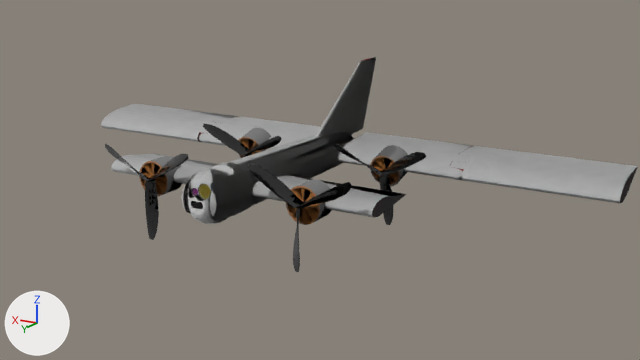
A saved change to the Blender file fmuas-xp/objects/fmuas.blend.
One viewpoint serves both versions: the file's camera 'Camera'. Every picture has the same lights, and +X, +Y and +Z are marked at lower left.

In view in the first picture: 'camera', 'fuselage', 'fwing', 'fwing2', 'gimbal', 'lwing', 'motor3i', 'motor3o', 'motor4i', 'motor4o', 'propccw3', 'propcw1', 'propcw4', 'rwing', 'stab', 'wingo3', 'wingo4'.
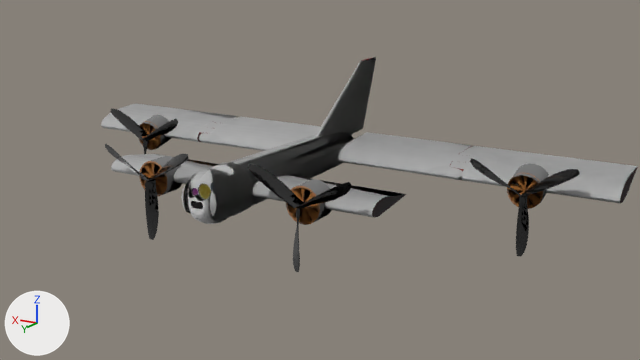
Boxes [x1, y1, x2, y2] around the edits, measured in the pictures (640 x 360 px):
'propccw3', moved, rescaled (18% wider, 19% taller)
    before: [333, 143, 426, 225]
    after: [470, 158, 580, 256]
'propcw4', moved, rescaled
    before: [203, 123, 282, 157]
    after: [110, 109, 178, 154]
'motor3i', moved
    before: [370, 156, 401, 186]
    after: [507, 173, 543, 209]
'motor3o', moved, turned
    before: [370, 145, 408, 180]
    after: [507, 163, 549, 203]
'motor4o', moved, turned
    before: [241, 128, 271, 151]
    after: [138, 115, 171, 149]
'motor4i', moved
    before: [238, 137, 262, 158]
    after: [139, 121, 161, 150]

Patch to the scene script:
```diff
--- a/fmuas-xp/objects/fmuas.blend.py
+++ b/fmuas-xp/objects/fmuas.blend.py
@@ ob_propcw4 @@
 ob_propcw4 = bpy.data.objects.new('propcw4', me_uas12_023)
-ob_propcw4.parent = ob_rwing
-ob_propcw4.matrix_parent_inverse = Matrix(((1.0, 0.0, 0.0, 0.0), (0.0, 0.707, 0.707, 0.208), (0.0, -0.707, 0.707, -0.208), (0.0, 0.0, 0.0, 1.0)))
-ob_propcw4.location = (0.145, -0.237, -0.0000613)
+ob_propcw4.parent = ob_wingo4
+ob_propcw4.matrix_parent_inverse = Matrix(((0.87, 0.0, 0.0, -0.269), (0.0, 0.753, 0.435, 0.242), (0.0, -0.435, 0.753, -0.135), (0.0, 0.0, 0.0, 1.0)))
+ob_propcw4.location = (0.455, -0.275, -0.0171)
 ob_propcw4.rotation_euler = (1.571, 0.0, 0.0)  # degrees (90, 0, 0)
-ob_propcw4.scale = (1.15, 1.15, 1.0)
+ob_propcw4.scale = (1.32, 1.32, 1.15)
@@ ob_propccw3 @@
 ob_propccw3 = bpy.data.objects.new('propccw3', me_uas12_026)
-ob_propccw3.parent = ob_lwing
-ob_propccw3.matrix_parent_inverse = Matrix(((3.733, 0.0, 0.0, 0.0000304), (0.0, 2.639, 2.639, 0.778), (0.0, -2.639, 2.639, -0.778), (0.0, 0.0, 0.0, 1.0)))
-ob_propccw3.location = (-0.145, -0.237, -0.0000613)
+ob_propccw3.parent = ob_wingo3
+ob_propccw3.matrix_parent_inverse = Matrix(((3.246, 0.0, 0.0, 1.005), (0.0, 2.811, 1.623, 0.905), (0.0, -1.623, 2.811, -0.502), (0.0, 0.0, 0.0, 1.0)))
+ob_propccw3.location = (-0.455, -0.275, -0.0171)
 ob_propccw3.rotation_euler = (1.571, 0.0, 0.0)  # degrees (90, 0, 0)
-ob_propccw3.scale = (1.15, 1.15, 1.0)
+ob_propccw3.scale = (1.32, 1.32, 1.15)
@@ ob_motor3i @@
 ob_motor3i = bpy.data.objects.new('motor3i', me_uas12_024)
-ob_motor3i.parent = ob_lwing
-ob_motor3i.matrix_parent_inverse = Matrix(((3.246, 0.0, 0.0, 0.0000265), (0.0, 2.295, 2.295, 0.778), (0.0, -2.295, 2.295, -0.778), (0.0, 0.0, 0.0, 1.0)))
-ob_motor3i.location = (-0.167, -0.297, -0.000333)
+ob_motor3i.parent = ob_wingo3
+ob_motor3i.matrix_parent_inverse = Matrix(((3.246, 0.0, 0.0, 1.005), (0.0, 2.811, 1.623, 0.905), (0.0, -1.623, 2.811, -0.502), (0.0, 0.0, 0.0, 1.0)))
+ob_motor3i.location = (-0.456, -0.298, -0.0113)
 ob_motor3i.rotation_euler = (1.571, 0.0, 0.0)  # degrees (90, 0, 0)
@@ ob_motor3o @@
 ob_motor3o = bpy.data.objects.new('motor3o', me_uas12_025)
-ob_motor3o.parent = ob_lwing
-ob_motor3o.matrix_parent_inverse = Matrix(((3.246, 0.0, 0.0, 0.0000265), (0.0, 2.295, 2.295, 0.778), (0.0, -2.295, 2.295, -0.778), (0.0, 0.0, 0.0, 1.0)))
-ob_motor3o.location = (-0.167, -0.297, -0.000333)
-ob_motor3o.rotation_euler = (1.571, 0.0, 0.0)  # degrees (90, 0, 0)
+ob_motor3o.parent = ob_wingo3
+ob_motor3o.matrix_parent_inverse = Matrix(((3.246, 0.0, 0.0, 1.005), (0.0, 2.811, 1.623, 0.905), (0.0, -1.623, 2.811, -0.502), (0.0, 0.0, 0.0, 1.0)))
+ob_motor3o.location = (-0.455, -0.298, -0.0113)
+ob_motor3o.rotation_euler = (1.309, 0.0, 0.0)  # degrees (75, 0, 0)
 ob_motor3o.scale = (1.15, 1.15, 1.15)
@@ ob_motor4i @@
 ob_motor4i = bpy.data.objects.new('motor4i', me_uas12_022)
-ob_motor4i.parent = ob_rwing
-ob_motor4i.matrix_parent_inverse = Matrix(((0.87, 0.0, 0.0, 0.0), (0.0, 0.615, 0.615, 0.208), (0.0, -0.615, 0.615, -0.208), (0.0, 0.0, 0.0, 1.0)))
-ob_motor4i.location = (0.167, -0.297, -0.000333)
+ob_motor4i.parent = ob_wingo4
+ob_motor4i.matrix_parent_inverse = Matrix(((0.87, 0.0, 0.0, -0.269), (0.0, 0.753, 0.435, 0.242), (0.0, -0.435, 0.753, -0.135), (0.0, 0.0, 0.0, 1.0)))
+ob_motor4i.location = (0.455, -0.298, -0.0113)
 ob_motor4i.rotation_euler = (1.571, 0.0, 0.0)  # degrees (90, 0, 0)
@@ ob_motor4o @@
 ob_motor4o = bpy.data.objects.new('motor4o', me_uas12_021)
-ob_motor4o.parent = ob_rwing
-ob_motor4o.matrix_parent_inverse = Matrix(((0.87, 0.0, 0.0, 0.0), (0.0, 0.615, 0.615, 0.208), (0.0, -0.615, 0.615, -0.208), (0.0, 0.0, 0.0, 1.0)))
-ob_motor4o.location = (0.167, -0.297, -0.000333)
-ob_motor4o.rotation_euler = (1.571, 0.0, 0.0)  # degrees (90, 0, 0)
+ob_motor4o.parent = ob_wingo4
+ob_motor4o.matrix_parent_inverse = Matrix(((0.87, 0.0, 0.0, -0.269), (0.0, 0.753, 0.435, 0.242), (0.0, -0.435, 0.753, -0.135), (0.0, 0.0, 0.0, 1.0)))
+ob_motor4o.location = (0.456, -0.298, -0.0113)
+ob_motor4o.rotation_euler = (1.309, 0.0, 0.0)  # degrees (75, 0, 0)
 ob_motor4o.scale = (1.15, 1.15, 1.15)
```
